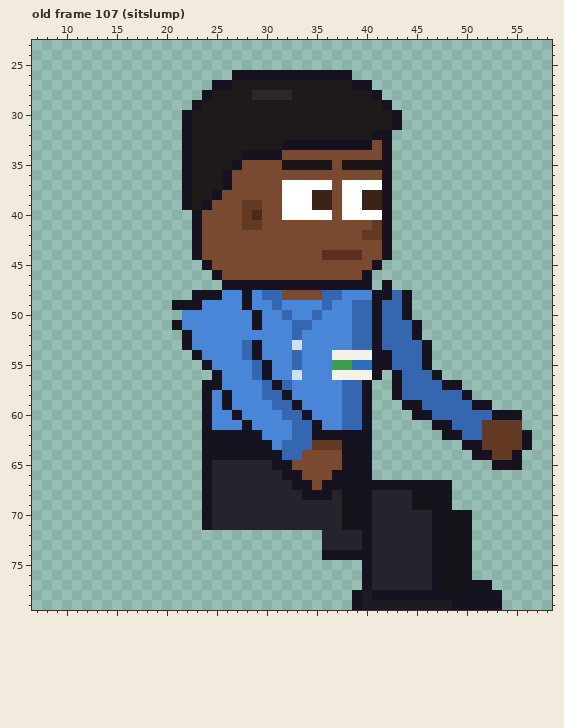
Pixel-art file, stored at sprites/staff/office_michael_right_anim.aseprite. Above: the version before the commit.
64x80 pixels, 129 frames. Colours within 5 levels of each other are drawn and written as one. Shown: old frame 107 (sitslump): x 7..58, y 23..79. The commit also changed other frames, which this record leaves out.
Once edited:
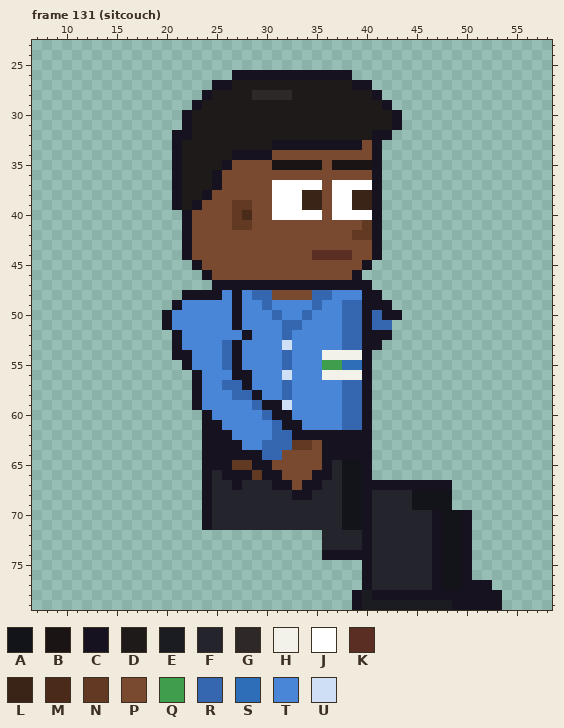
Palette (. is transparent): A #131419  B #1a1414  C #17121f  D #1e1a1a  E #1b1c22  F #24252c  G #2e2828  H #f2f2ea  J #ffffff  K #5a2e22  L #3a2418  M #4a2a18  N #623a24  P #7a4a30  Q #3e9e4e  R #3566b0  S #2e6eb8  T #4a86d8  U #cfe0f6
A new or re-ordered frame is compared with the old frame closest to it.
The edit:
frames 129 -> 135
Changed rows in their new state; - is an unchanged pixel.
Frame 131 (sitcouch) is new; against old frame 107 (sitslump):
first column x 20:
32 -C-----------------------------------
33 -CD--------C--------PC.--------------
34 -CD----C---P---------C.--------------
35 -CD---CP---B----PB---C.--------------
36 -CD--CP--------------C.--------------
37 -CD--CP----J----PJ---C.--------------
38 -CD-CP-----J--L-PJ-L-C.--------------
39 -CDCP--N-P-J--L-PJ-L-C.--------------
40 --CP---NMP-J----PJ---C.--------------
41 --CP---N-P----------NC.--------------
42 --CP---------------N-C.--------------
43 --CP-----------------C.--------------
44 --CP-----------K---P-C.--------------
45 ---CP---------------C.---------------
46 ----CP-------------C.----------------
47 -----C----------------.--------------
48 --C----CTR-P---R-T--C-...------------
49 --TT---CT-RT---RT-R-C-C..------------
50 CT-----C-T-RT-RT--R-CRCC.------------
51 CT-----C-T--R-T---R-CR-...-----------
52 -CT-----C---RT----R-C-C...-----------
53 -CT---RCTT--UT----R-C-.....----------
54 -CCT--RCTT--RT--H---C......----------
55 --CTT-RC-TT-RT--Q-S-C......----------
56 ---CTT-CCTT-UT--H---C.-.....---------
57 ---CTTRRC-TT-----------.......-------
58 ---CT-TRRCTTR----------........------
59 ---CT-T--RCCUT----------.........----
60 -------T--RCCTT----------...........-
61 -----C--T--RCCTT-----------.........-
62 -------TTT-RRCC-------------.........
63 --------TTRR-NNPCC------------.......
64 ----------RRPP--CC-------------.....-
65 -----CCNNCCPP---CFA--------------...-
66 ------CCCNCCPP-CCFA------------------
67 -------C---CCP-CFF-------------------
68 -------------C-FF--------------------
